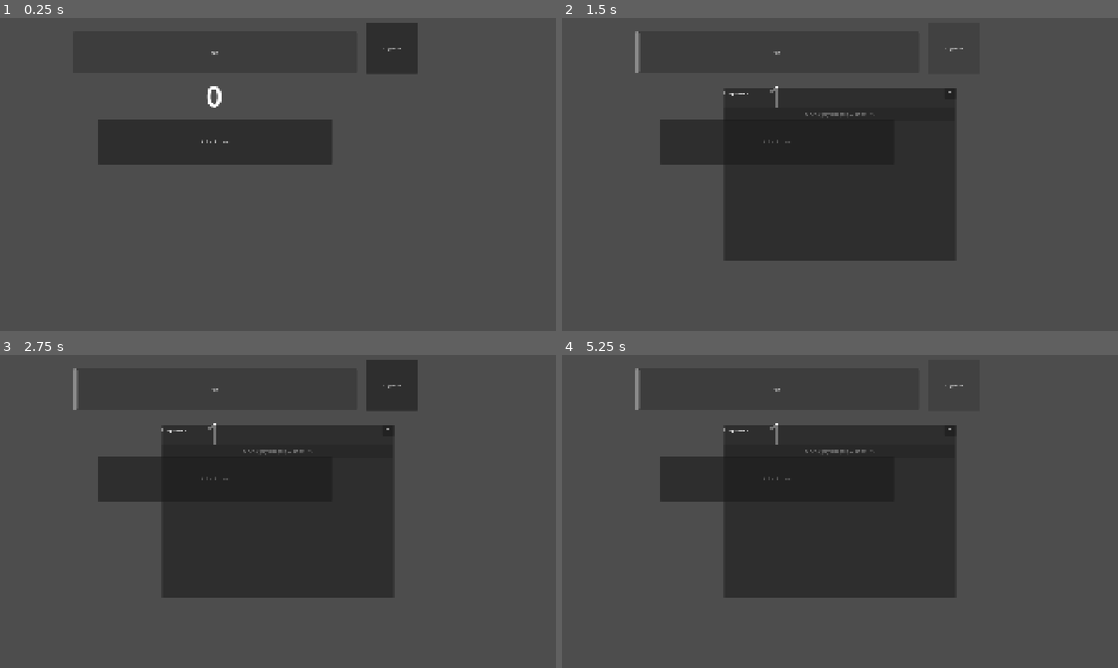
Above: before the commit, frames 1-4 (two rows, left to right).
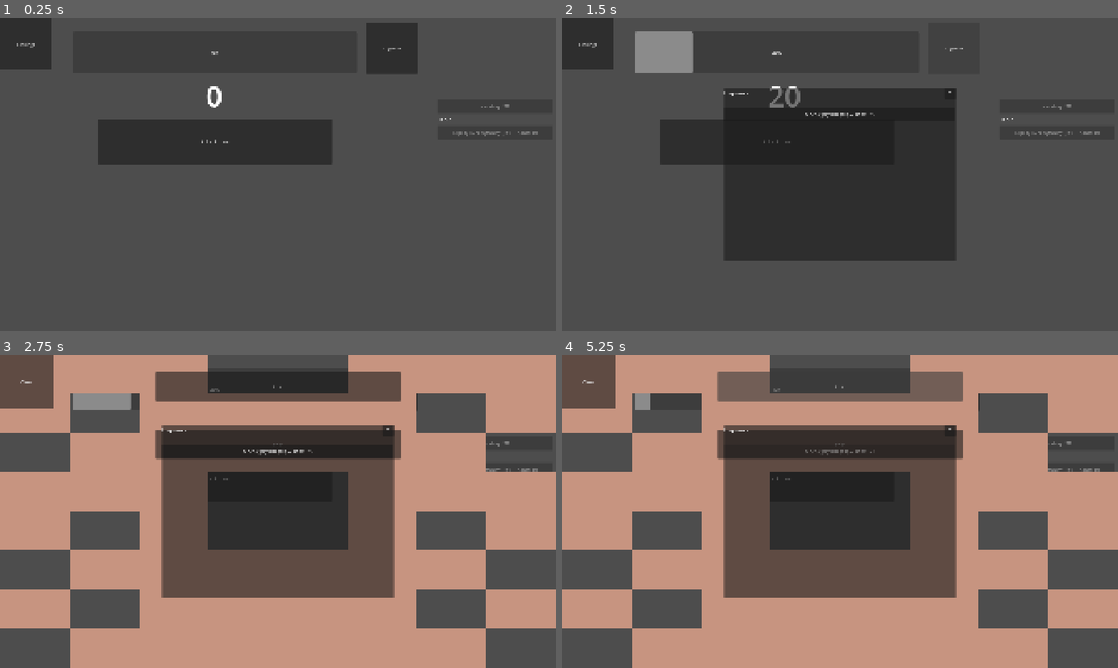
Above: after the commit, the same moments.

Repository: JedrzejMikolajczak/greybox-inc-game
Game: Godot game, scene res://scenes/game.tscn
Same seed, same stepped clock (60 frames per second), same inputs: the game is played once before the commit and once after it.
Inputs (mouse positions are in pixels of both pictures, inside the frame that each line leads up to):
- Up to frame 1 (0.25 s): no input
- Up to frame 2 (1.5 s): click "klikaj kurwo" at 0.5 s; click "upgrade" at 1.25 s
- Up to frame 3 (2.75 s): click "klikaj kurwo" (after the commit: "Settings") at 2 s
- Up to frame 4 (5.25 s): click "klikaj kurwo" (after the commit: "test") at 2.75 s; click (840, 445) at 3.5 s, where only the run after the commit has a clickable "test"; click "klikaj kurwo" at 4.25 s; click "upgrade" at 5 s

The runs differ from the first frame. In frame 1, 1.6% of the frame differs, in the area x 0-97%, y 0-38%; in frame 2, 3.2%; in frame 3, 67%, in the area x 0-100%, y 0-100%; in frame 4, 66%.

Commit message:
dodane okno ustawien, 2 waluty, upgrady wczytywane dynamicznie, dostep do 2 waluty po naladowaniu progress bara.
Nie ma jeszcze zrobionego osobnego okna na minigierke, chwilowy prototyp.
Okno ustawien jest z jakims spritem, testowalem jak robic ladniejsze UI niz zwykle godot components

Diff:
--- a/scenes/game.gd
+++ b/scenes/game.gd
@@ -1,51 +1,129 @@
 extends Node2D
 
+# Scena-szablon pojedynczego przycisku ulepszenia — instancjonujemy ją
+# wielokrotnie w kodzie zamiast ręcznie klikać przyciski w edytorze.
+const UpgradeButtonScene = preload("res://scenes/upgrade_button.tscn")
 
-var score: int = 0
-var click_power: int = 1
+# --- Waluty gracza ---
+var zl = 0
+var click_power = 20  # ile zł dostajesz za jedno kliknięcie
 
-var upgrade_count: int = 0
-var upgrade_cost: int = 15
+var usd = 0
+var usd_click_power = 1  # ile USD dostajesz za jedno kliknięcie przycisku USD
 
+# --- Dane ulepszeń ---
+# To jest ta "tablica", z której dynamicznie tworzymy przyciski.
+# Każdy wpis to Dictionary (słownik) z 4 polami:
+#   id         - unikalna nazwa używana w match() niżej, żeby wiedzieć co kupiono
+#   name       - tekst wyświetlany na przycisku
+#   cost       - startowa cena
+#   multiplier - o ile drożeje po każdym zakupie (1.5 = +50%)
+# Żeby dodać nowe ulepszenie: dopisz kolejny wpis tutaj i obsłuż jego "id"
+# w match() w funkcji _on_upgrade_purchased().
+var zl_upgrades = [
+	{"id": "click_power", "name": "Mocniejszy klik", "cost": 15, "multiplier": 1.5},
+]
+
+var usd_upgrades = [
+	{"id": "usd_click_power", "name": "Lepszy kurs wymiany", "cost": 10, "multiplier": 1.4},
+]
+
+# @onready = "poczekaj aż scena się załaduje, dopiero wtedy pobierz ten node".
+# $Sciezka/Do/Node to skrót na get_node("Sciezka/Do/Node").
 @onready var upgrades_panel = $UpgradesWindow/CanvasLayer
-@onready var upgrade_button = $UpgradesWindow/CanvasLayer/UpgradesPanel/MainVBox/ScrollContainer/UpgradesList/UpgradeButton
+@onready var zl_upgrades_list = $UpgradesWindow/CanvasLayer/UpgradesPanel/MainVBox/ScrollContainer/UpgradesList
+@onready var usd_upgrades_list = $QuickUpgradesUSD/UsdButtonsList
+@onready var usd_label = $QuickUpgradesUSD/UsdLabel
+@onready var settingsWindow = $Settings/SettingsUiWindow
+@onready var progressBar = $Label/ProgressBar
+@onready var usd_button = $UsdButton
 
 
+# _ready() odpala się raz, gdy ta scena (Game) wchodzi do drzewa gry.
 func _ready() -> void:
-	_update_upgrade_button()
+	# Tu dzieje się to "dynamiczne wczytywanie" — zamiast mieć przyciski
+	# ręcznie poukładane w scenie, tworzymy je z tablic zl_upgrades/usd_upgrades.
+	_spawn_upgrades(zl_upgrades, zl_upgrades_list, "zl")
+	_spawn_upgrades(usd_upgrades, usd_upgrades_list, "usd")
+	_update_labels()
+
+
+# Tworzy jeden przycisk na każdy wpis w tablicy "upgrades" i wrzuca go
+# do kontenera "container" (VBoxContainer, więc same się ułożą w kolumnę).
+func _spawn_upgrades(upgrades, container, currency) -> void:
+	for upgrade in upgrades:
+		# instantiate() = zrób nową "kopię" sceny upgrade_button.tscn
+		var button = UpgradeButtonScene.instantiate()
+		# add_child() = wstaw tę kopię do drzewa sceny, żeby się pokazała
+		container.add_child(button)
+		# setup() to nasza własna funkcja w upgrade_button.gd — wypełnia
+		# przycisk danymi (nazwa, cena, waluta) i ustawia mu tekst
+		button.setup(upgrade, currency)
+		# Kiedy przycisk zostanie kupiony, sam wyśle sygnał purchase_requested
+		# i przekaże siebie (self) jako argument "button" niżej
+		button.purchase_requested.connect(_on_upgrade_purchased)
+
+
+# Wywoływane za każdym razem, gdy KTÓRYKOLWIEK przycisk ulepszenia zostanie
+# kliknięty (i tak, i dla zł, i dla USD — bo oba typy łączymy z tą samą funkcją).
+func _on_upgrade_purchased(button) -> void:
+	# Sprawdzamy, jaką walutą płaci ten konkretny przycisk, i ile jej mamy
+	var balance = zl if button.currency == "zl" else usd
+
+	# Nie stać nas — nic nie rób
+	if balance < button.cost:
+		return
+
+	# Stać nas — odejmij koszt z właściwej waluty
+	if button.currency == "zl":
+		zl -= button.cost
+	else:
+		usd -= button.cost
+
+	# match to jak "switch" w innych językach — sprawdza upgrade_id
+	# i wykonuje efekt właściwy dla danego ulepszenia.
+	# Żeby dodać nowe ulepszenie, dopisujesz tu kolejną linijkę "id": efekt.
+	match button.upgrade_id:
+		"click_power":
+			click_power += 1
+		"usd_click_power":
+			usd_click_power += 1
+
+	# Powiedz przyciskowi, żeby podniósł swój poziom i podbił sobie cenę
+	button.level_up()
+	_update_labels()
+
+
+# Odświeża wszystko, co pokazuje aktualny stan gry: liczniki i to,
+# czy poszczególne przyciski są klikalne (czy nas na nie stać).
+func _update_labels() -> void:
+	$Label.set_text(str(zl))
+	$Label/ProgressBar.value = zl
+	usd_label.text = "USD: %d" % usd
+	# Przycisk "zarabiaj USD" odblokowuje się dopiero, gdy pasek postępu (zł) się napełni.
+	usd_button.disabled = progressBar.value < progressBar.max_value
+
+	# get_children() zwraca wszystkie dzieci kontenera — czyli wszystkie
+	# przyciski, które wcześniej stworzyliśmy w _spawn_upgrades()
+	for button in zl_upgrades_list.get_children():
+		button.update_statePLN(zl)
+	for button in usd_upgrades_list.get_children():
+		button.update_stateUSD(usd)
 
 
 func _on_button_button_down() -> void:
-	score += click_power
-	_update_score_label()
+	zl += click_power
+	_update_labels()
 
+func _on_usd_button_down() -> void:
+	usd += usd_click_power
+	_update_labels()
 
 func _on_upgrades_button_pressed() -> void:
 	upgrades_panel.visible = true
 
-
 func _on_close_button_pressed() -> void:
 	upgrades_panel.visible = false
 
-
-func _on_upgrade_button_pressed() -> void:
-	if score < upgrade_cost:
-		return
-
-	score -= upgrade_cost
-	click_power += 1
-	upgrade_count += 1
-	upgrade_cost = int(upgrade_cost * 1.5)
-
-	_update_score_label()
-
-
-func _update_score_label() -> void:
-	$Label.set_text(str(score))
-	$Label/ProgressBar.value = score
-	_update_upgrade_button()
-
-
-func _update_upgrade_button() -> void:
-	upgrade_button.text = "Mocniejszy klik (x%d) — Koszt: %d" % [upgrade_count, upgrade_cost]
-	upgrade_button.disabled = score < upgrade_cost
+func _on_button_pressed() -> void:
+	settingsWindow.visible = true
--- a/scenes/game.tscn
+++ b/scenes/game.tscn
@@ -1,9 +1,12 @@
 [gd_scene format=3 uid="uid://c67ugr61anxs5"]
 
 [ext_resource type="Script" uid="uid://ymut8k4du0w2" path="res://scenes/game.gd" id="1_yqjtg"]
+[ext_resource type="PackedScene" uid="uid://qe457st5tkno" path="res://scenes/settingsUI.tscn" id="2_yqjtg"]
 
 [sub_resource type="LabelSettings" id="LabelSettings_gs5l0"]
 font_size = 100
+
+[sub_resource type="Theme" id="Theme_gs5l0"]
 
 [node name="Game" type="Node2D" unique_id=1413166523]
 script = ExtResource("1_yqjtg")
@@ -63,6 +66,7 @@
 offset_bottom = 300.0
 grow_horizontal = 2
 grow_vertical = 2
+theme = SubResource("Theme_gs5l0")
 
 [node name="MainVBox" type="VBoxContainer" parent="UpgradesWindow/CanvasLayer/UpgradesPanel" unique_id=1684725906]
 layout_mode = 2
@@ -94,12 +98,44 @@
 size_flags_horizontal = 3
 theme_override_constants/separation = 8
 
-[node name="UpgradeButton" type="Button" parent="UpgradesWindow/CanvasLayer/UpgradesPanel/MainVBox/ScrollContainer/UpgradesList" unique_id=837462951]
-custom_minimum_size = Vector2(0, 48)
+[node name="QuickUpgradesUSD" type="VBoxContainer" parent="." unique_id=1602839447]
+offset_left = 550.0
+offset_top = -200.0
+offset_right = 950.0
+offset_bottom = -140.0
+theme_override_constants/separation = 8
+
+[node name="UsdLabel" type="Label" parent="QuickUpgradesUSD" unique_id=1602839448]
 layout_mode = 2
-text = "Mocniejszy klik — Koszt: 15"
+text = "USD: 0"
+
+[node name="UsdButtonsList" type="VBoxContainer" parent="QuickUpgradesUSD" unique_id=1602839449]
+layout_mode = 2
+theme_override_constants/separation = 8
+
+[node name="UsdButton" type="Button" parent="." unique_id=1602839450]
+offset_left = 550.0
+offset_top = -260.0
+offset_right = 950.0
+offset_bottom = -210.0
+text = "zarabiaj USD"
+
+[node name="Settings" type="Node2D" parent="." unique_id=674701406]
+
+[node name="SettingsNavBtn" type="Node2D" parent="Settings" unique_id=1809949935]
+
+[node name="Button" type="Button" parent="Settings/SettingsNavBtn" unique_id=20144495]
+offset_left = -959.0
+offset_top = -539.0
+offset_right = -781.0
+offset_bottom = -361.0
+text = "Settings"
+
+[node name="SettingsUiWindow" parent="Settings" unique_id=1055176170 instance=ExtResource("2_yqjtg")]
+visible = false
 
 [connection signal="button_down" from="Label/Button" to="." method="_on_button_button_down"]
 [connection signal="pressed" from="UpgradesButton" to="." method="_on_upgrades_button_pressed"]
 [connection signal="pressed" from="UpgradesWindow/CanvasLayer/UpgradesPanel/MainVBox/Header/CloseButton" to="." method="_on_close_button_pressed"]
-[connection signal="pressed" from="UpgradesWindow/CanvasLayer/UpgradesPanel/MainVBox/ScrollContainer/UpgradesList/UpgradeButton" to="." method="_on_upgrade_button_pressed"]
+[connection signal="button_down" from="UsdButton" to="." method="_on_usd_button_down"]
+[connection signal="pressed" from="Settings/SettingsNavBtn/Button" to="." method="_on_button_pressed"]
--- a/scenes/random_sprite.tscn
+++ /dev/null
@@ -1,8 +0,0 @@
-[gd_scene format=3]
-
-[ext_resource type="Texture2D" path="res://sprites/random_sprite.png" id="1_rq70g"]
-
-[node name="root" type="Node2D" unique_id=1240642910]
-
-[node name="RandomSprite" type="Sprite2D" parent="." unique_id=1999219544]
-texture = ExtResource("1_rq70g")
--- /dev/null
+++ b/scenes/settingsUI.gd
@@ -0,0 +1,5 @@
+extends Control
+
+
+func _on_close_pressed() -> void:
+	hide()
--- /dev/null
+++ b/scenes/settingsUI.tscn
@@ -0,0 +1,63 @@
+[gd_scene format=3 uid="uid://qe457st5tkno"]
+
+[ext_resource type="Texture2D" uid="uid://dmm6s0hun8o81" path="res://sprites/random_sprite.png" id="1_iqtpt"]
+[ext_resource type="Script" path="res://scenes/settingsUI.gd" id="2_settingsui"]
+
+[node name="SettingsUiWindow" type="Control" unique_id=1055176170]
+layout_mode = 3
+anchors_preset = 15
+anchor_right = 1.0
+anchor_bottom = 1.0
+grow_horizontal = 2
+grow_vertical = 2
+script = ExtResource("2_settingsui")
+
+[node name="TextureRect" type="TextureRect" parent="." unique_id=1677343717]
+layout_mode = 1
+anchors_preset = 8
+anchor_left = 0.5
+anchor_top = 0.5
+anchor_right = 0.5
+anchor_bottom = 0.5
+offset_left = -960.0
+offset_top = -540.0
+offset_right = 960.0
+offset_bottom = 540.0
+grow_horizontal = 2
+grow_vertical = 2
+texture = ExtResource("1_iqtpt")
+
+[node name="VBoxContainer" type="VBoxContainer" parent="TextureRect" unique_id=553387744]
+layout_mode = 1
+anchors_preset = 8
+anchor_left = 0.5
+anchor_top = 0.5
+anchor_right = 0.5
+anchor_bottom = 0.5
+offset_left = -423.5
+offset_top = -481.5
+offset_right = 423.5
+offset_bottom = 481.5
+grow_horizontal = 2
+grow_vertical = 2
+theme_override_constants/separation = 100
+
+[node name="Button" type="Button" parent="TextureRect/VBoxContainer" unique_id=1175421711]
+custom_minimum_size = Vector2(0, 100)
+layout_mode = 2
+text = "test
+"
+
+[node name="Button2" type="Button" parent="TextureRect/VBoxContainer" unique_id=1990027621]
+custom_minimum_size = Vector2(0, 100)
+layout_mode = 2
+text = "test
+"
+
+[node name="Button" type="Button" parent="TextureRect" unique_id=1878908793]
+layout_mode = 1
+offset_right = 185.0
+offset_bottom = 185.0
+text = "Close"
+
+[connection signal="pressed" from="TextureRect/Button" to="." method="_on_close_pressed"]
--- /dev/null
+++ b/scenes/upgrade_button.gd
@@ -0,0 +1,54 @@
+extends Button
+
+# Sygnał, który ten przycisk wysyła "na zewnątrz", gdy ktoś go kliknie.
+# Przekazujemy w nim "button" (czyli self), żeby Game wiedział, KTÓRY
+# konkretnie przycisk został kupiony.
+signal purchase_requested(button)
+
+# Dane wypełniane przez setup() poniżej — każda instancja tego przycisku
+# ma własne wartości (bo każdy przycisk to osobna kopia tej sceny).
+var upgrade_id = ""
+var upgrade_name = ""
+var cost = 0
+var multiplier = 1.5
+var level = 0
+var currency = "zl"
+
+
+# Wywoływane raz, zaraz po stworzeniu przycisku w game.gd (_spawn_upgrades).
+# "upgrade" to jeden wpis z tablicy zl_upgrades/usd_upgrades (Dictionary).
+func setup(upgrade, upgrade_currency) -> void:
+	upgrade_id = upgrade.id
+	upgrade_name = upgrade.name
+	cost = upgrade.cost
+	multiplier = upgrade.multiplier
+	currency = upgrade_currency
+	# Podłączamy wbudowany sygnał Buttona "pressed" (kliknięto) do naszej
+	# własnej funkcji niżej
+	pressed.connect(_on_pressed)
+	_refresh_text()
+
+
+func _on_pressed() -> void:
+	# self = ten konkretny przycisk. Dzięki temu Game w game.gd wie,
+	# który przycisk kupiono i może odczytać jego cost/currency/upgrade_id.
+	purchase_requested.emit(self)
+
+
+# Wywoływane z game.gd za każdym razem, gdy zmienia się stan konta —
+# blokuje przycisk, jeśli gracza nie stać na kolejny zakup.
+func update_statePLN(balance) -> void:
+	disabled = balance < cost
+func update_stateUSD(balance) -> void:
+	disabled = balance < cost
+
+# Wywoływane z game.gd PO tym, jak koszt już został odjęty z konta gracza.
+# Przycisk sam podbija swój poziom i przelicza nową (droższą) cenę.
+func level_up() -> void:
+	level += 1
+	cost = int(cost * multiplier)
+	_refresh_text()
+
+
+func _refresh_text() -> void:
+	text = "%s (x%d) — Koszt: %d" % [upgrade_name, level, cost]
--- /dev/null
+++ b/scenes/upgrade_button.tscn
@@ -0,0 +1,7 @@
+[gd_scene format=3 uid="uid://dpsowahb0c2cc"]
+
+[ext_resource type="Script" uid="uid://cf4haka4ye4lc" path="res://scenes/upgrade_button.gd" id="1_upgrade"]
+
+[node name="UpgradeButton" type="Button" unique_id=1445521191]
+custom_minimum_size = Vector2(360, 48)
+script = ExtResource("1_upgrade")
Not shown, added: scenes/settingsUI.gd.uid
Not shown, added: scenes/upgrade_button.gd.uid
